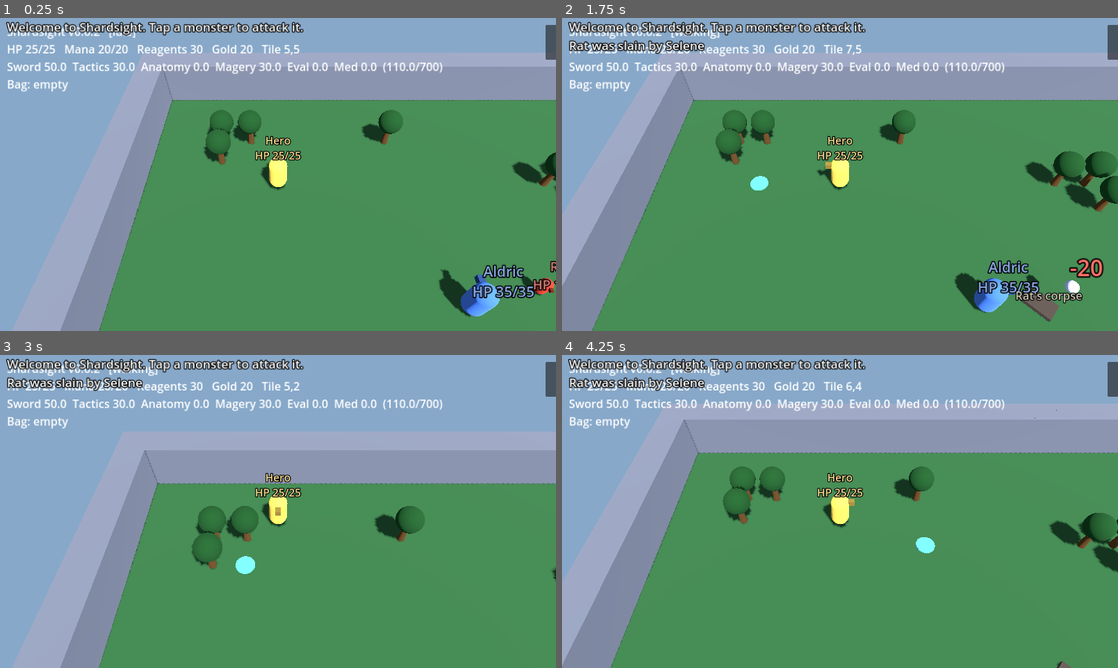
Above: before the commit, frames 1-4 (two rows, left to right).
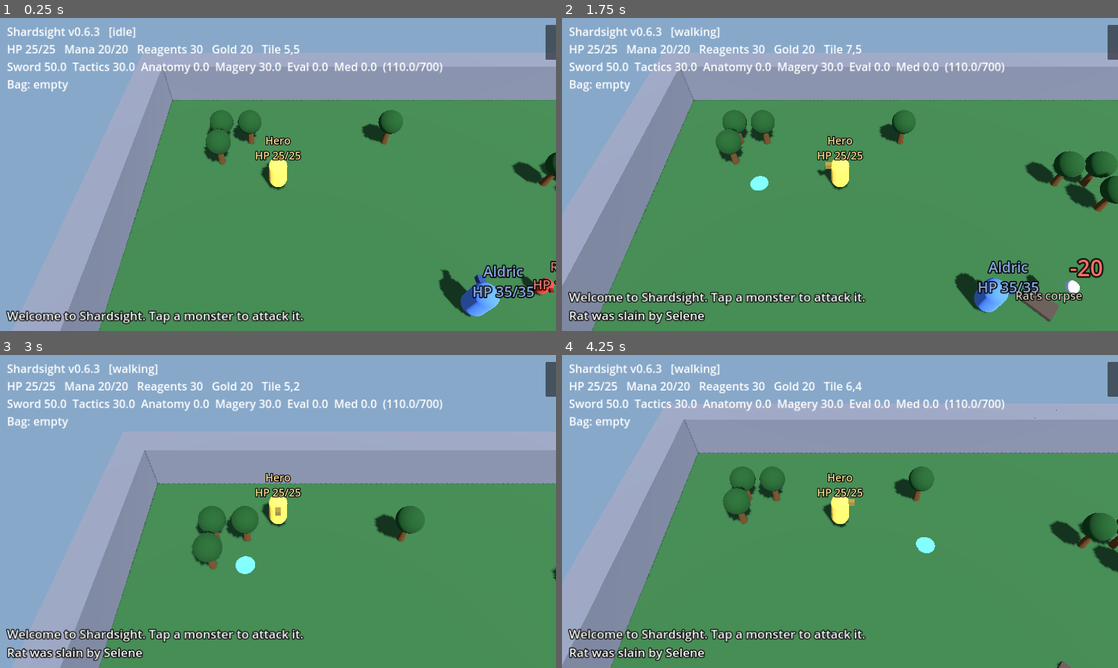
Above: after the commit, the same moments.

Repository: luckovsdeniss-denlu/Shardsight
Game: Godot game, scene res://scenes/main.tscn
The game is run twice, just before and just after one commit, with the same random seed, the same clock (stepped at 60 frames per second) and the same inputs.
Inputs (mouse positions are in pixels of both pictures, inside the frame that each line leads up to):
- Up to frame 1 (0.25 s): no input
- Up to frame 2 (1.75 s): tap A at 0.5, 1.25 s; move the mouse to (962, 158) at 0.52 s; click (962, 158) at 0.67 s; move the mouse to (728, 190) at 1.27 s; click (728, 190) at 1.42 s
- Up to frame 3 (3 s): tap A at 2, 2.75 s; move the mouse to (333, 442) at 2.02 s; click (333, 442) at 2.17 s; move the mouse to (250, 574) at 2.77 s; click (250, 574) at 2.92 s
- Up to frame 4 (4.25 s): tap A at 3.5 s; move the mouse to (1006, 558) at 3.52 s; click (1006, 558) at 3.67 s

The runs differ from the first frame. In frame 1, 2.8% of the frame differs, in the area x 1-55%, y 1-98%; in frame 2, 4.0%; in frame 3, 4.0%; in frame 4, 4.0%.

Commit message:
Pin the event log to the lower-left corner with container layout (v0.6.3)
Co-Authored-By: Claude Sonnet 5.5 <noreply@anthropic.com>
Claude-Session: https://claude.ai/code/session_01H6LNxUGdbevPyoRQBBzvxK

Diff:
--- a/project.godot
+++ b/project.godot
@@ -4,7 +4,7 @@
 [application]
 
 config/name="Shardsight"
-config/version="0.6.2"
+config/version="0.6.3"
 run/main_scene="res://scenes/main.tscn"
 config/features=PackedStringArray("4.3", "GL Compatibility")
 config/icon="res://icon.svg"
--- a/scripts/main.gd
+++ b/scripts/main.gd
@@ -38,17 +38,25 @@
 	hud.add_theme_font_size_override("font_size", 26)
 	layer.add_child(hud)
 
-	# Event log: no background, just a thick outline so the text stays readable.
+	# Event log: pinned to the lower-left corner. The containers are full-screen but ignore
+	# the mouse, so taps still reach the game. No background; a thick outline keeps it readable.
+	var margin := MarginContainer.new()
+	margin.mouse_filter = Control.MOUSE_FILTER_IGNORE
+	for side in ["left", "bottom"]:
+		margin.add_theme_constant_override("margin_" + side, 16)
+	layer.add_child(margin)
+	margin.set_anchors_and_offsets_preset(Control.PRESET_FULL_RECT)
+	var column := VBoxContainer.new()
+	column.mouse_filter = Control.MOUSE_FILTER_IGNORE
+	column.alignment = BoxContainer.ALIGNMENT_END
+	margin.add_child(column)
 	log_label.add_theme_font_size_override("font_size", 28)
 	log_label.add_theme_color_override("font_outline_color", Color.BLACK)
 	log_label.add_theme_constant_override("outline_size", 8)
-	log_label.custom_minimum_size = Vector2(810, 0)
+	log_label.custom_minimum_size = Vector2(700, 0)
 	log_label.autowrap_mode = TextServer.AUTOWRAP_WORD_SMART
-	layer.add_child(log_label)
-	log_label.set_anchors_preset(Control.PRESET_BOTTOM_LEFT)
-	log_label.grow_vertical = Control.GROW_DIRECTION_BEGIN
-	log_label.offset_left = 16.0
-	log_label.offset_bottom = -16.0
+	log_label.size_flags_horizontal = Control.SIZE_SHRINK_BEGIN
+	column.add_child(log_label)
 
 	auto_button.custom_minimum_size = Vector2(240, 80)
 	auto_button.add_theme_font_size_override("font_size", 28)
Not shown, changed: CHANGELOG.md
